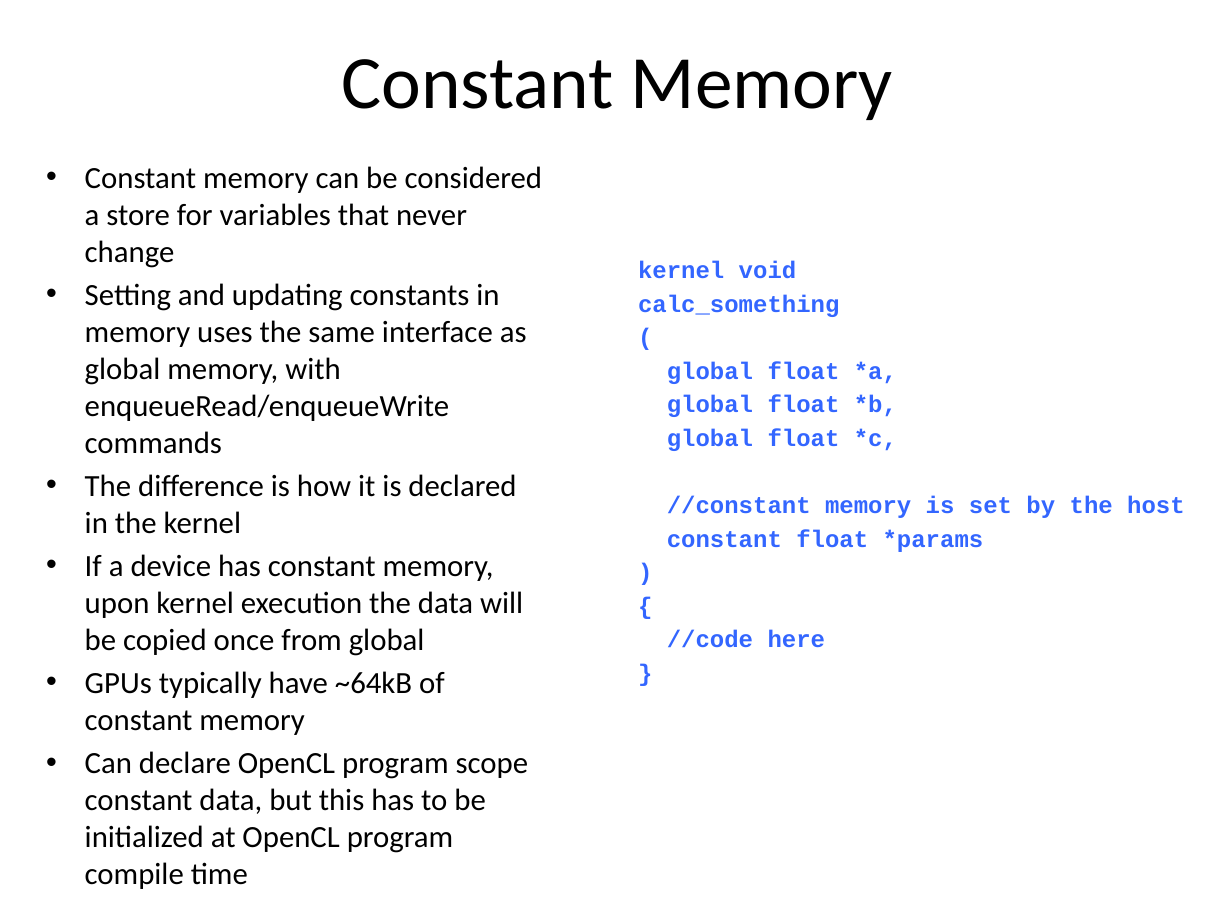
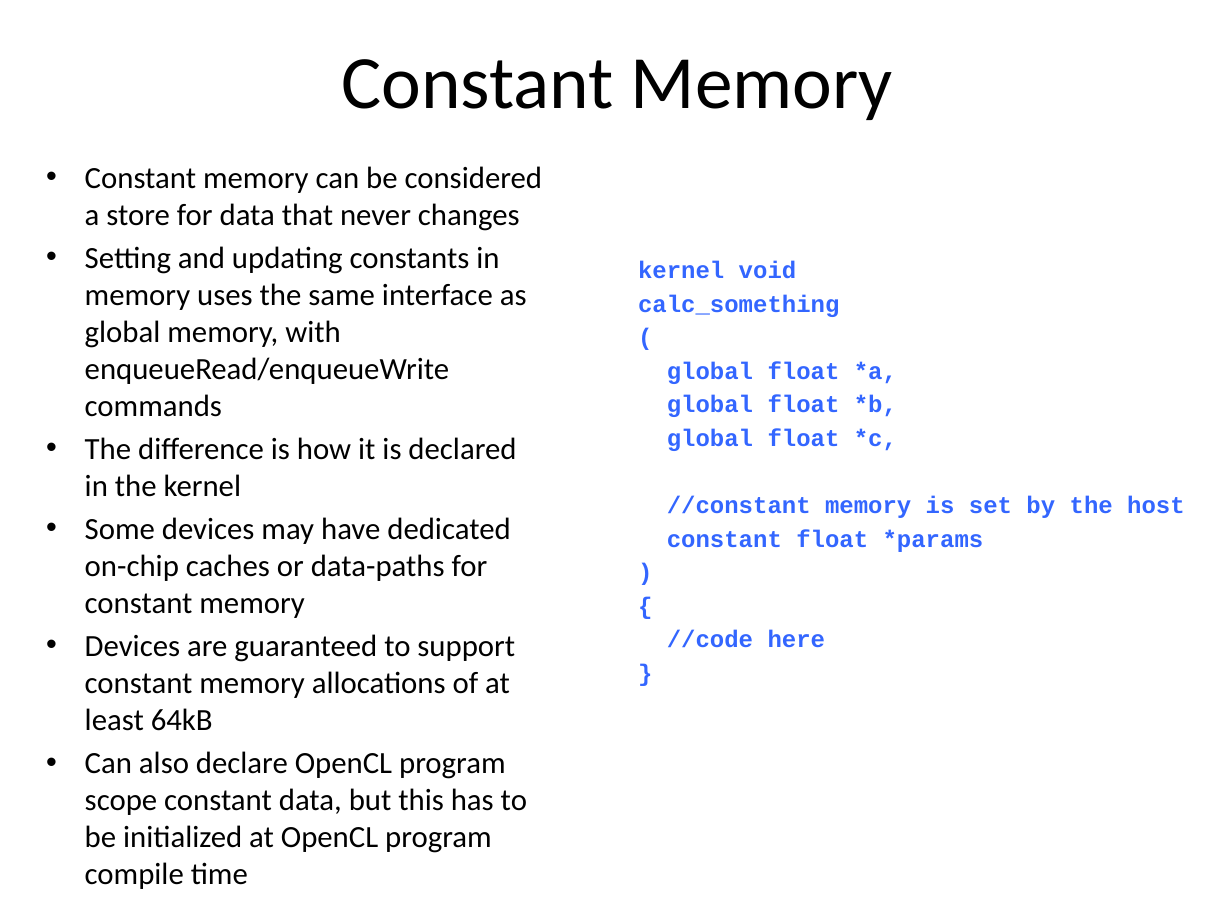
Before and after one commit to UoB-HPC/opencl-training-code, a slide deck: slide 55 of slides/advanced_part3.pptx. Drawn at 1232x924 pixels with LibreOffice and Linux fonts; fonts in the diff are those of the drawing. Boxes give left, top, right and bottom in pixels: in the first picture for what was removed or moved away, otherwise in the second. Text is boxed around its words. In the diff, an @@ line names an element or a change of style, - is before the commit and + after.

```diff
--- a/slides/advanced_part3.pptx
+++ b/slides/advanced_part3.pptx
@@ text at (85, 166, 543, 231): text changed @@
-• Constant memory can be considered a store for variables that never change
+• Constant memory can be considered a store for data that never changes
@@ text at (85, 517, 527, 889): text changed @@
-• If a device has constant memory, upon kernel execution the data will be copied once from global
-• GPUs typically have ~64kB of constant memory
-• Can declare OpenCL program scope constant data, but this has to be initialized at OpenCL program compile time
+• Some devices may have dedicated on-chip caches or data-paths for constant memory
+• Devices are guaranteed to support constant memory allocations of at least 64kB
+• Can also declare OpenCL program scope constant data, but this has to be initialized at OpenCL program compile time
```
Also in this commit, not shown: 4 other slides changed.
